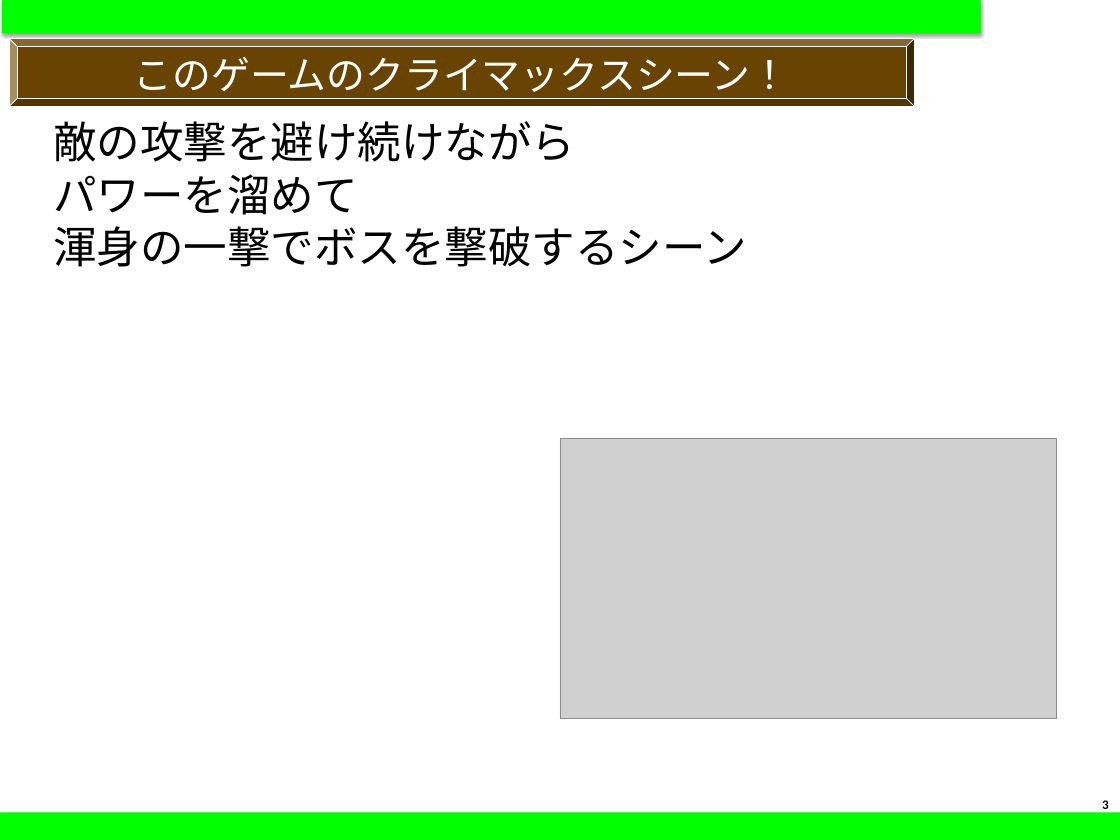
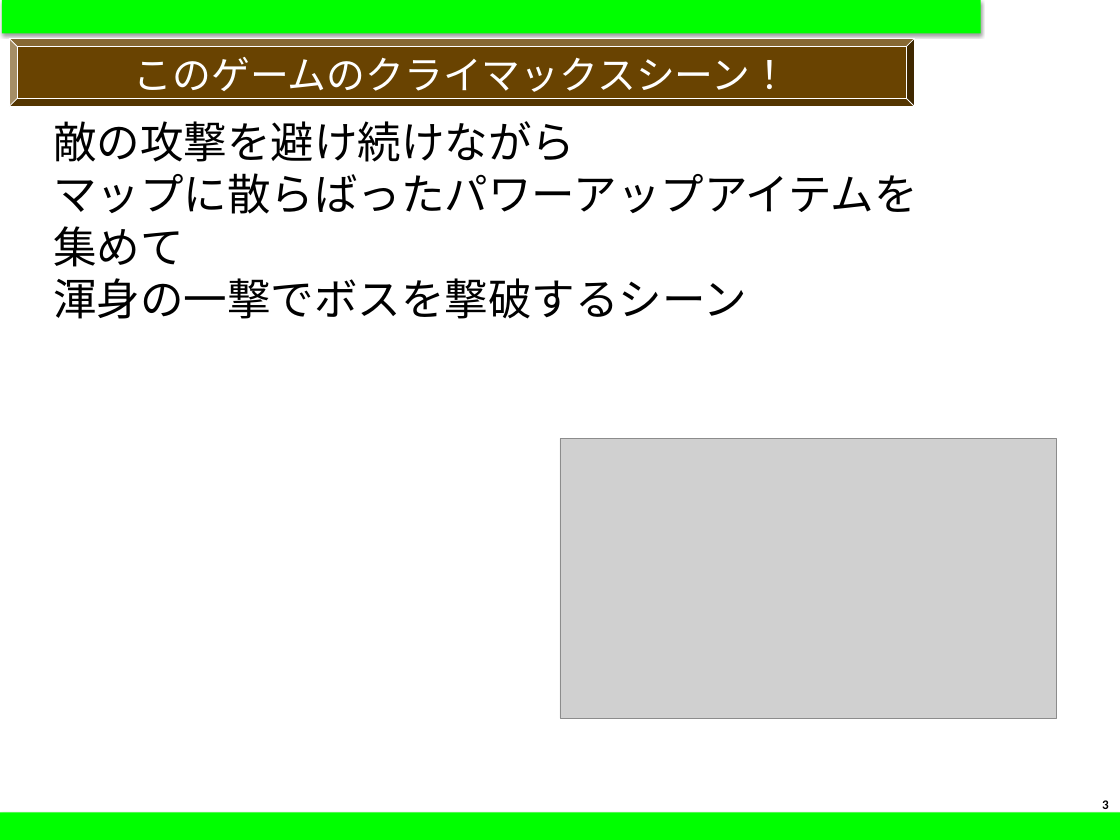
Before and after one commit to YuMild/GameAwards, a slide deck: slide 3 of Plan/日本ゲーム大賞22_企画書シート0202.pptx. Drawn at 1120x840 pixels with LibreOffice and Linux fonts; fonts in the diff are those of the drawing; grey boxes stand for pictures. Boxes give left, top, right and bottom in pixels: in the first picture for what was removed or moved away, otherwise in the second. Text is boxed around its words. In the diff, an @@ line names an element or a change of style, - is before the commit and + after.

```diff
--- a/Plan/日本ゲーム大賞22_企画書シート0202.pptx
+++ b/Plan/日本ゲーム大賞22_企画書シート0202.pptx
@@ text at [53,173,918,267]: text changed @@
-パワーを溜めて
+マップに散らばったパワーアップアイテムを
+集めて
```
Also in this commit, not shown: 17 other files.
